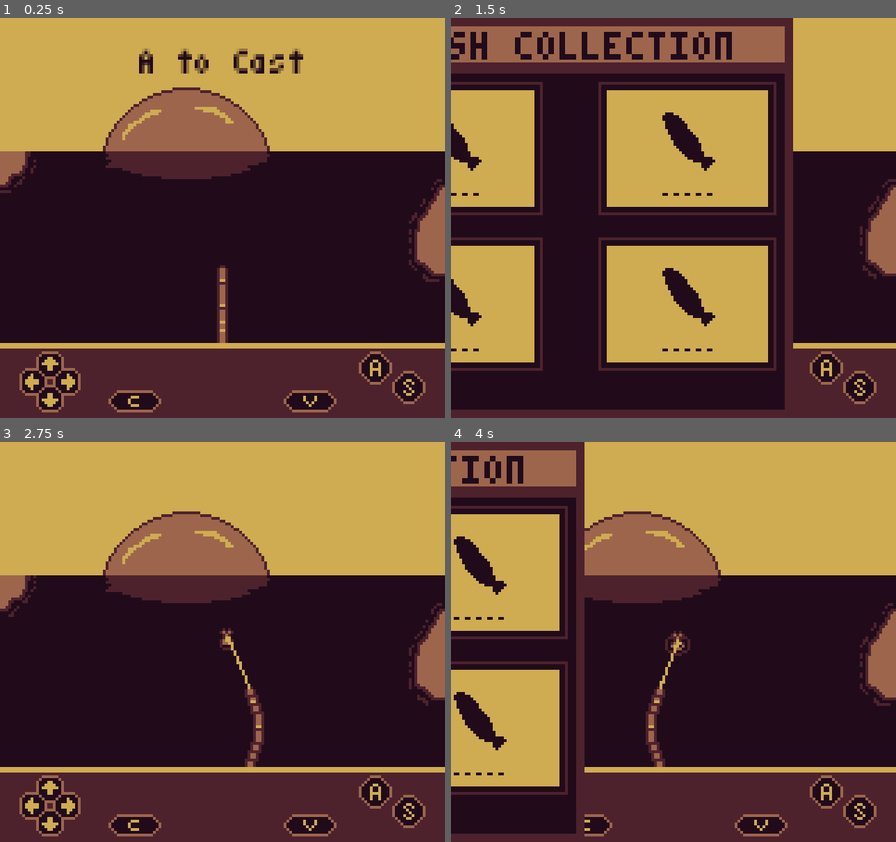
Above: before the commit, frames 1-4 (two rows, left to right).
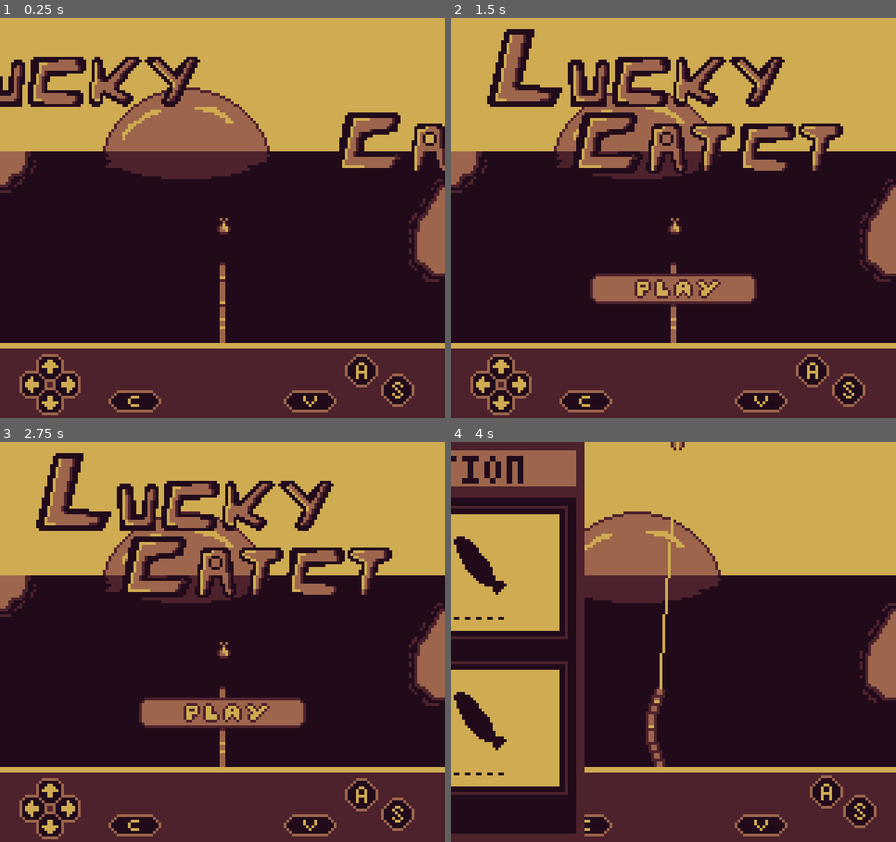
Above: after the commit, the same moments.

Repository: AparneetDey/luckyCatch
Game: Godot game, scene res://scenes/main/main_screen.tscn
The game is run twice, just before and just after one commit, with the same random seed, the same clock (stepped at 60 frames per second) and the same inputs. Before the commit the project starts from res://scenes/world/world.tscn.
Inputs:
- Up to frame 1 (0.25 s): no input
- Up to frame 2 (1.5 s): hold Right (right) 0.53-1.28 s; tap A (a) at 0.6 s; tap C (c) at 0.8, 1.35 s; hold Down (down) from 1.28 s (still down)
- Up to frame 3 (2.75 s): tap S (s) at 1.55 s; release Down (down) at 2.03 s; hold Right (right) from 2.03 s (still down); hold S (s) from 2.03 s (still down); tap V (v) at 2.3 s
- Up to frame 4 (4 s): release Right (right) at 2.78 s; release S (s) at 2.78 s; hold Up (up) 2.78-3.53 s; tap V (v) at 2.85 s; tap A (a) at 3.05, 3.6 s; hold Left (left) from 3.53 s (still down); tap C (c) at 3.8 s

The runs differ from the first frame. In frame 1, 7.8% of the frame differs, in the area x 0-100%, y 7-100%; in frame 2, 55%, in the area x 0-100%, y 0-100%; in frame 3, 14%; in frame 4, 0.7%.

Commit message:
Add animated play button to main screen
Introduces a new play button asset and wires it into `main_screen.tscn` with dedicated load/idle animations. Adds `main_screen.gd` to start the button idle animation after loading and allow transitioning to `world.tscn` when action `a` is pressed. The project run scene is updated to use this main screen setup.

Diff:
--- a/project.godot
+++ b/project.godot
@@ -11,7 +11,7 @@
 [application]
 
 config/name="LuckyCatch"
-run/main_scene="uid://du0pq4mrtxkp1"
+run/main_scene="uid://b4m4s4rlftugv"
 config/features=PackedStringArray("4.7", "GL Compatibility")
 config/icon="res://icon.svg"
 
--- /dev/null
+++ b/scenes/main/main_screen.gd
@@ -0,0 +1,14 @@
+class_name MainScreen
+extends Control
+
+@onready var button_animation: AnimationPlayer = $ButtonAnimation
+
+var loading_complete : bool = false
+
+func _process(_delta: float) -> void:
+	if loading_complete and Input.is_action_just_pressed("a"):
+		get_tree().change_scene_to_file("res://scenes/world/world.tscn")
+
+func on_load_complete() -> void:
+	button_animation.play("idle")
+	loading_complete = true
--- a/scenes/main/main_screen.tscn
+++ b/scenes/main/main_screen.tscn
@@ -1,8 +1,10 @@
 [gd_scene format=3 uid="uid://b4m4s4rlftugv"]
 
 [ext_resource type="Texture2D" uid="uid://gyvlioy4pocf" path="res://assets/main/main-screen-bg.png" id="1_0qv31"]
+[ext_resource type="Script" uid="uid://c3k0xjf2tulrh" path="res://scenes/main/main_screen.gd" id="1_omlv2"]
 [ext_resource type="Texture2D" uid="uid://53y8vafas327" path="res://assets/main/title-1-sprite.png" id="2_ggbdh"]
 [ext_resource type="Texture2D" uid="uid://dmwp5ff6d46va" path="res://assets/main/title-2-sprite.png" id="3_bku2l"]
+[ext_resource type="Texture2D" uid="uid://cje24sd27uman" path="res://assets/main/main-play-button.png" id="4_bku2l"]
 
 [sub_resource type="Animation" id="Animation_ggbdh"]
 length = 0.001
@@ -30,9 +32,22 @@
 "update": 0,
 "values": [Vector2(162.81, 34)]
 }
+tracks/2/type = "value"
+tracks/2/imported = false
+tracks/2/enabled = true
+tracks/2/path = NodePath("PlayButton:modulate")
+tracks/2/interp = 1
+tracks/2/loop_wrap = true
+tracks/2/keys = {
+"times": PackedFloat32Array(0),
+"transitions": PackedFloat32Array(1),
+"update": 0,
+"values": [Color(1, 1, 1, 0)]
+}
 
 [sub_resource type="Animation" id="Animation_bku2l"]
 resource_name = "load"
+length = 0.8
 step = 0.1
 tracks/0/type = "value"
 tracks/0/imported = false
@@ -58,11 +73,76 @@
 "update": 0,
 "values": [Vector2(166, 34), Vector2(43, 34)]
 }
+tracks/2/type = "value"
+tracks/2/imported = false
+tracks/2/enabled = true
+tracks/2/path = NodePath("PlayButton:modulate")
+tracks/2/interp = 1
+tracks/2/loop_wrap = true
+tracks/2/keys = {
+"times": PackedFloat32Array(0.3039236, 0.7022162),
+"transitions": PackedFloat32Array(1, 1),
+"update": 0,
+"values": [Color(1, 1, 1, 0), Color(1, 1, 1, 1)]
+}
+tracks/3/type = "method"
+tracks/3/imported = false
+tracks/3/enabled = true
+tracks/3/path = NodePath(".")
+tracks/3/interp = 1
+tracks/3/loop_wrap = true
+tracks/3/keys = {
+"times": PackedFloat32Array(0.8),
+"transitions": PackedFloat32Array(1),
+"values": [{
+"args": [],
+"method": &"on_load_complete"
+}]
+}
 
 [sub_resource type="AnimationLibrary" id="AnimationLibrary_omlv2"]
 _data = {
 &"RESET": SubResource("Animation_ggbdh"),
 &"load": SubResource("Animation_bku2l")
+}
+
+[sub_resource type="Animation" id="Animation_d7gd6"]
+length = 0.001
+tracks/0/type = "value"
+tracks/0/imported = false
+tracks/0/enabled = true
+tracks/0/path = NodePath("PlayButton:position")
+tracks/0/interp = 1
+tracks/0/loop_wrap = true
+tracks/0/keys = {
+"times": PackedFloat32Array(0),
+"transitions": PackedFloat32Array(1),
+"update": 0,
+"values": [Vector2(50, 91.5)]
+}
+
+[sub_resource type="Animation" id="Animation_wg17m"]
+resource_name = "idle"
+length = 0.6
+loop_mode = 1
+step = 0.1
+tracks/0/type = "value"
+tracks/0/imported = false
+tracks/0/enabled = true
+tracks/0/path = NodePath("PlayButton:position")
+tracks/0/interp = 1
+tracks/0/loop_wrap = true
+tracks/0/keys = {
+"times": PackedFloat32Array(0, 0.3, 0.6),
+"transitions": PackedFloat32Array(1, 1, 1),
+"update": 0,
+"values": [Vector2(50, 91.5), Vector2(50, 93.50001), Vector2(50, 91.5)]
+}
+
+[sub_resource type="AnimationLibrary" id="AnimationLibrary_6frpe"]
+_data = {
+&"RESET": SubResource("Animation_d7gd6"),
+&"idle": SubResource("Animation_wg17m")
 }
 
 [node name="MainScreen" type="Control" unique_id=776375242]
@@ -72,6 +152,7 @@
 anchor_bottom = 1.0
 grow_horizontal = 2
 grow_vertical = 2
+script = ExtResource("1_omlv2")
 
 [node name="Background" type="TextureRect" parent="." unique_id=518654826]
 layout_mode = 0
@@ -96,12 +177,33 @@
 anchor_right = 1.0
 offset_left = 2.8099976
 offset_top = 34.0
-offset_right = 100.81012
+offset_right = 100.81
 offset_bottom = 56.0
 grow_horizontal = 0
 texture = ExtResource("3_bku2l")
 stretch_mode = 2
 
-[node name="AnimationPlayer" type="AnimationPlayer" parent="." unique_id=1188578353]
+[node name="PlayButton" type="TextureRect" parent="." unique_id=1738820524]
+modulate = Color(1, 1, 1, 0)
+layout_mode = 1
+anchors_preset = 8
+anchor_left = 0.5
+anchor_top = 0.5
+anchor_right = 0.5
+anchor_bottom = 0.5
+offset_left = -30.0
+offset_top = 19.5
+offset_right = 30.0
+offset_bottom = 30.5
+grow_horizontal = 2
+grow_vertical = 2
+pivot_offset = Vector2(30, 5.5)
+texture = ExtResource("4_bku2l")
+stretch_mode = 2
+
+[node name="LoadAnimation" type="AnimationPlayer" parent="." unique_id=1188578353]
 libraries/ = SubResource("AnimationLibrary_omlv2")
 autoplay = &"load"
+
+[node name="ButtonAnimation" type="AnimationPlayer" parent="." unique_id=640222044]
+libraries/ = SubResource("AnimationLibrary_6frpe")
Binary file added: assets/main/main-play-button.png
Not shown, added: assets/main/main-play-button.png.import
Not shown, added: scenes/main/main_screen.gd.uid
